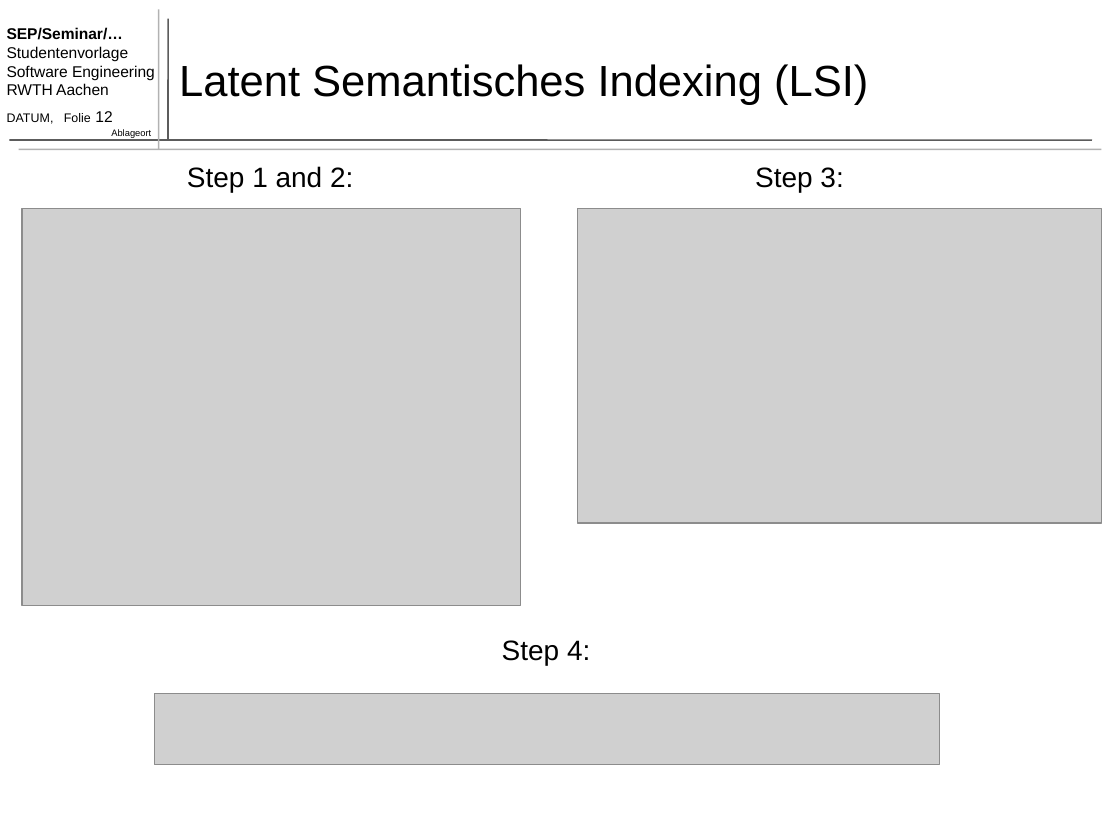
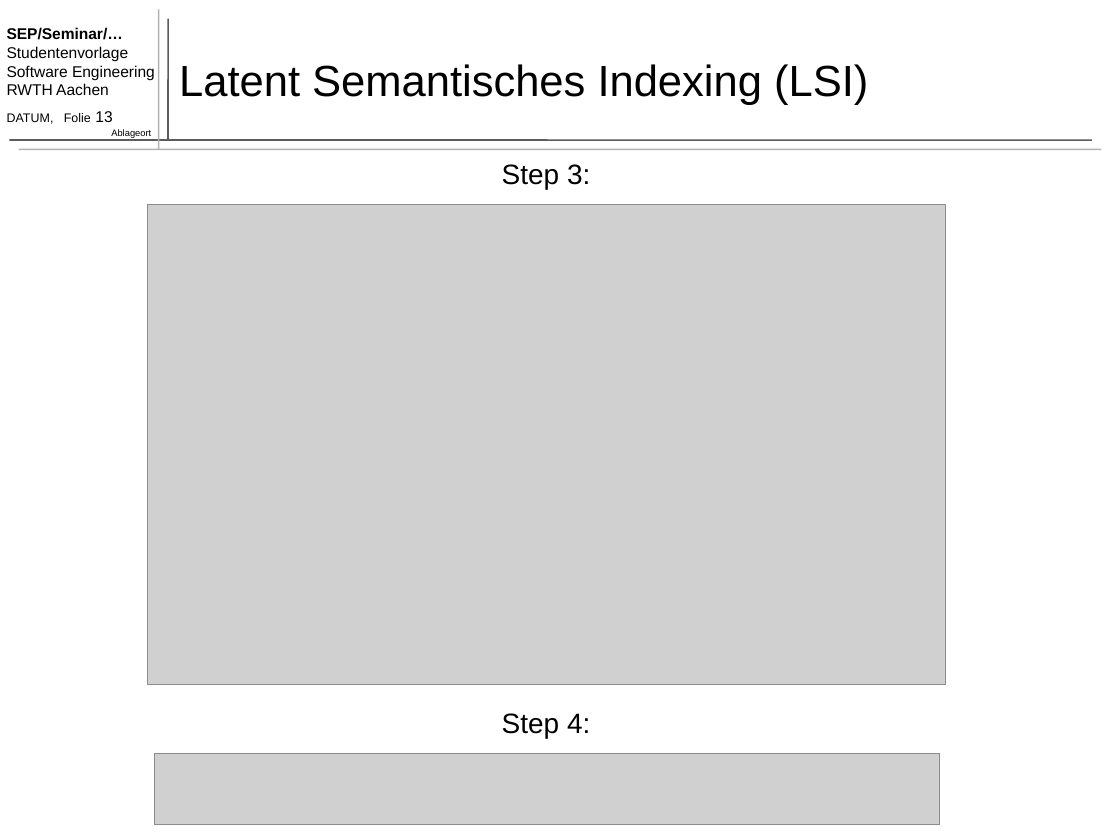
Before and after one commit to TimoBergerbusch/feature-location-techniques, a slide deck: slide 13 of Feature Location Techniques - Präsentation.pptx (slide 12 before the commit). Drawn at 1120x840 pixels with LibreOffice and Linux fonts; fonts in the diff are those of the drawing; grey boxes stand for pictures. Boxes give left, top, right and bottom in pixels: in the first picture for what was removed or moved away, otherwise in the second. Text is boxed around its words. In the diff, an @@ line names an element or a change of style, - is before the commit and + after.

```diff
--- a/Feature Location Techniques - Präsentation.pptx
+++ b/Feature Location Techniques - Präsentation.pptx
@@ text at (x1=7, y1=111, x2=112, y2=124): text changed @@
-DATUM, Folie 12
+DATUM, Folie 13
@@ text removed at (x1=187, y1=166, x2=353, y2=192) @@
-Step 1 and 2:
@@ text "Step 3:" moved from (x1=755, y1=167, x2=843, y2=192) to (x1=502, y1=164, x2=590, y2=189) @@
@@ picture removed at (x1=22, y1=208, x2=521, y2=605) @@
@@ picture resized from (x1=578, y1=208, x2=1102, y2=523) to (x1=148, y1=205, x2=946, y2=684) @@
@@ text "Step 4:" moved from (x1=502, y1=640, x2=590, y2=665) to (x1=502, y1=713, x2=590, y2=738) @@
@@ picture moved from (x1=155, y1=693, x2=940, y2=765) to (x1=155, y1=754, x2=940, y2=825) @@
```
Also in this commit, not shown: 17 other slides changed, 10 slides added, 2 slides removed.
